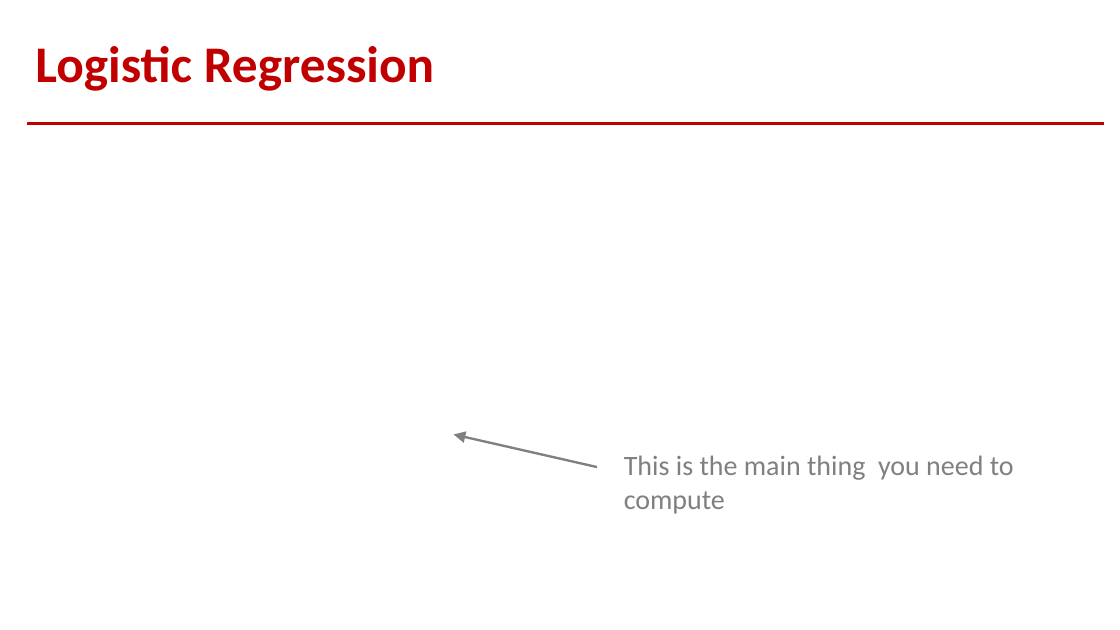
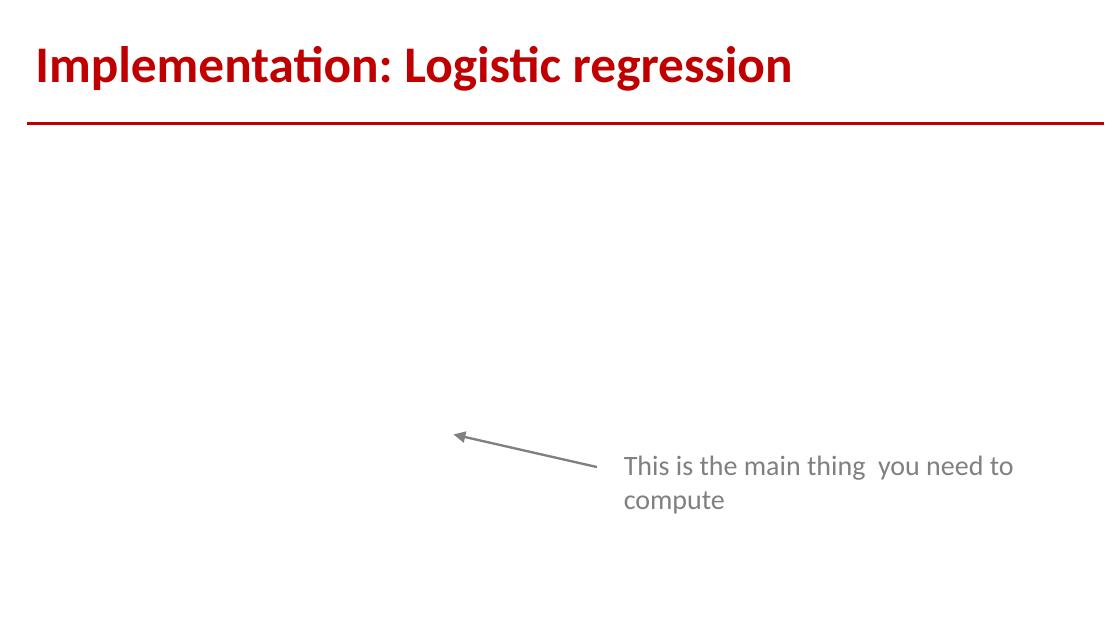
Before and after one commit to shuaichenchang/CSE-3521, a slide deck: slide 4 of HW_4_Porgramming/HW-4.pptx. Drawn at 1120x630 pixels with LibreOffice and Linux fonts; fonts in the diff are those of the drawing; grey boxes stand for pictures. Boxes give left, top, right and bottom in pixels: in the first picture for what was removed or moved away, otherwise in the second. Text is boxed around its words. In the diff, an @@ line names an element or a change of style, - is before the commit and + after.

Commit message:
correct slides

```diff
--- a/HW_4_Porgramming/HW-4.pptx
+++ b/HW_4_Porgramming/HW-4.pptx
@@ title at (35,46,793,91): text changed @@
-Logistic Regression
+Implementation: Logistic regression
```
